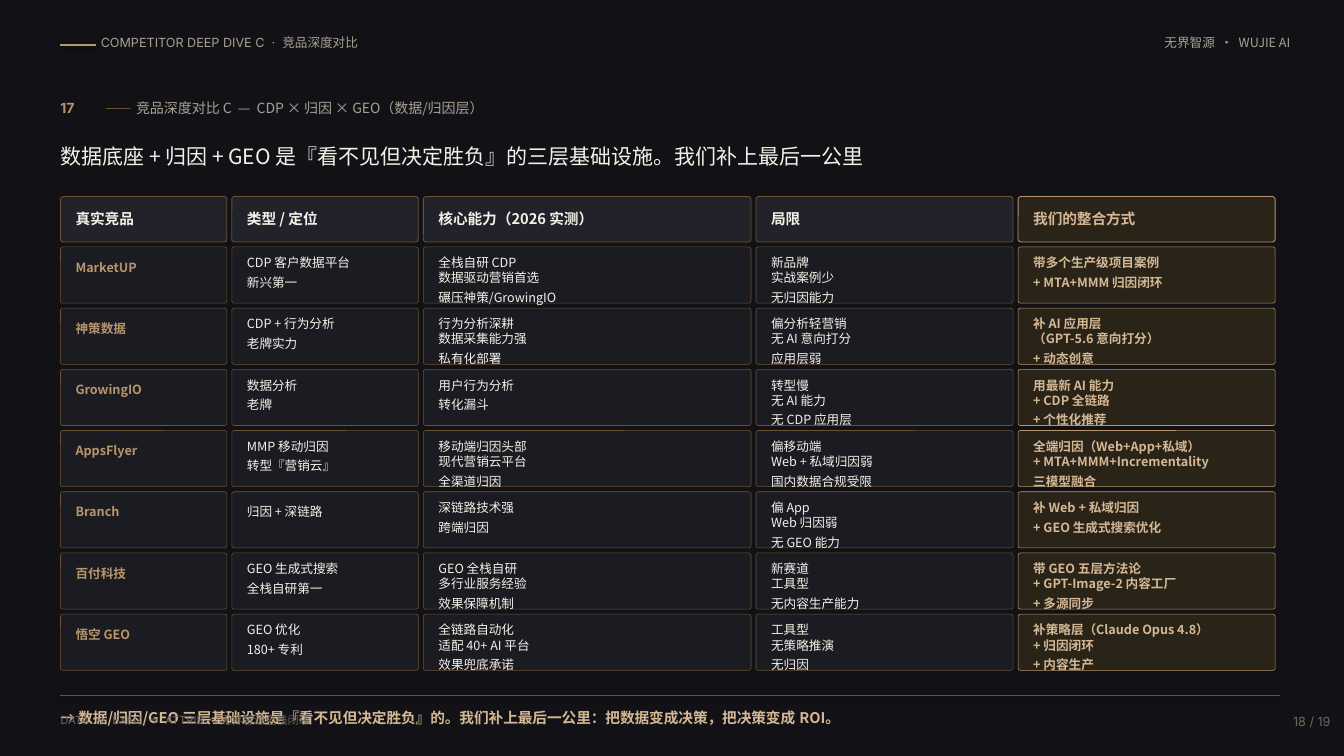
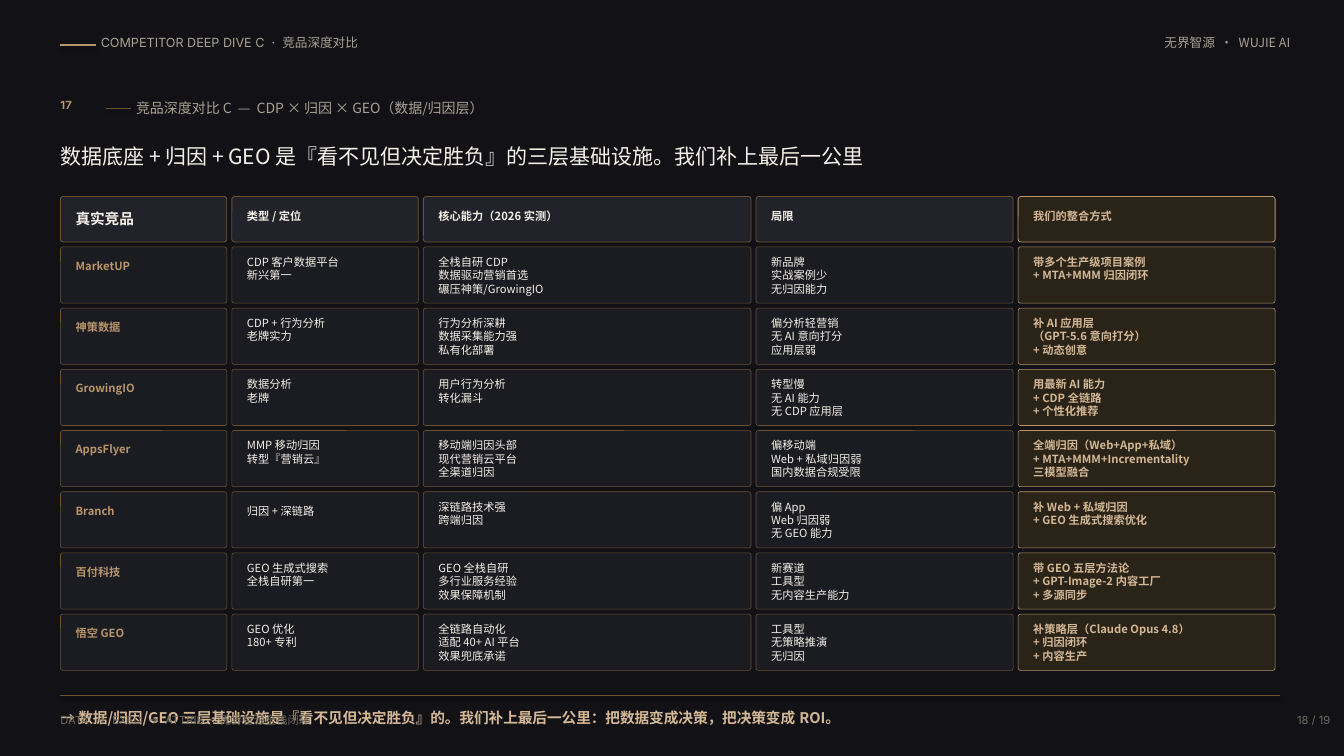
Before and after one commit to 43965555/wujie-ai, a slide deck: slide 18 of pitch/ai-marketing-2026.pptx. Drawn at 1344x756 pixels with LibreOffice and Linux fonts; fonts in the diff are those of the drawing. Boxes give left, top, right and bottom in pixels: in the first picture for what was removed or moved away, otherwise in the second. Text is boxed around its words. In the diff, an @@ line names an element or a change of style, - is before the commit and + after.

Commit message:
feat: 新增 AI-财务管理系统项目(PRJ-01-D) + PPT文本框溢出修复v3
projects.html: 新增第14个项目「AI-财务管理系统」, 含6大核心功能(发票核验/智能报销/预算预测/资金调度/风控审计/报表自动化), 每功能附 STACK/FIX/IMPACT/ROLE 四维度深度解析; 01分类网格改2x2布局适配4个项目卡片

index.html: 01分类卡片3→4个项目, 新增AI-财务管理系统标签, 描述补充财务智能化; 全文项目计数13→14

pitch/ai-marketing-2026.pptx: 修复P11/P15/P18对比表格单元格溢出(8pt+ls1.0+段距0), 及P4-P19辅助页面行间距优化

.gitignore: 忽略PPT临时校验/修复脚本

```diff
--- a/pitch/ai-marketing-2026.pptx
+++ b/pitch/ai-marketing-2026.pptx
@@ text "17" at [60, 101, 71, 109]: size 10 to 8 pt @@
@@ size 10.5 to 8 pt in 4 elements at [247, 208, 301, 223], [438, 210, 558, 221], [771, 208, 793, 223], [1033, 210, 1112, 221] @@
@@ size 9 to 8 pt; line spacing 1.3 to 1 in 27 elements at [247, 256, 338, 280], [438, 256, 543, 296], [771, 256, 827, 294], [1033, 256, 1149, 280], [247, 317, 325, 341], [438, 317, 517, 355], [771, 317, 843, 355], [1033, 317, 1146, 355], [247, 378, 292, 403], [438, 378, 505, 403], [771, 378, 843, 416], [1033, 378, 1105, 416], [247, 439, 326, 464], [438, 439, 517, 477], [771, 439, 861, 477], [1033, 439, 1189, 477], [438, 501, 505, 525], [771, 502, 832, 538], [1033, 501, 1148, 525], [247, 562, 328, 586], [438, 562, 517, 600], [771, 563, 850, 600], [1033, 562, 1161, 600], [247, 623, 296, 647], [438, 623, 519, 661], [771, 624, 827, 661], [1033, 623, 1190, 661] @@
@@ size 9 to 8 pt in 9 elements at [76, 261, 131, 270], [76, 319, 121, 334], [76, 383, 135, 395], [76, 444, 131, 456], [76, 506, 115, 515], [247, 505, 315, 516], [76, 566, 121, 577], [76, 628, 125, 638], [1297, 716, 1330, 724] @@
```
Also in this commit, not shown: 13 other slides changed, 2 other files.
